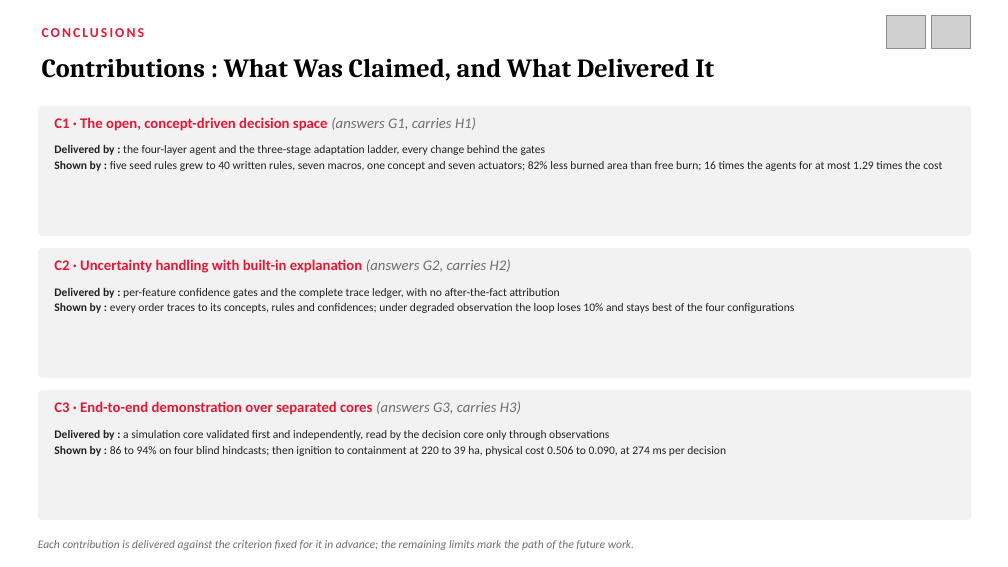
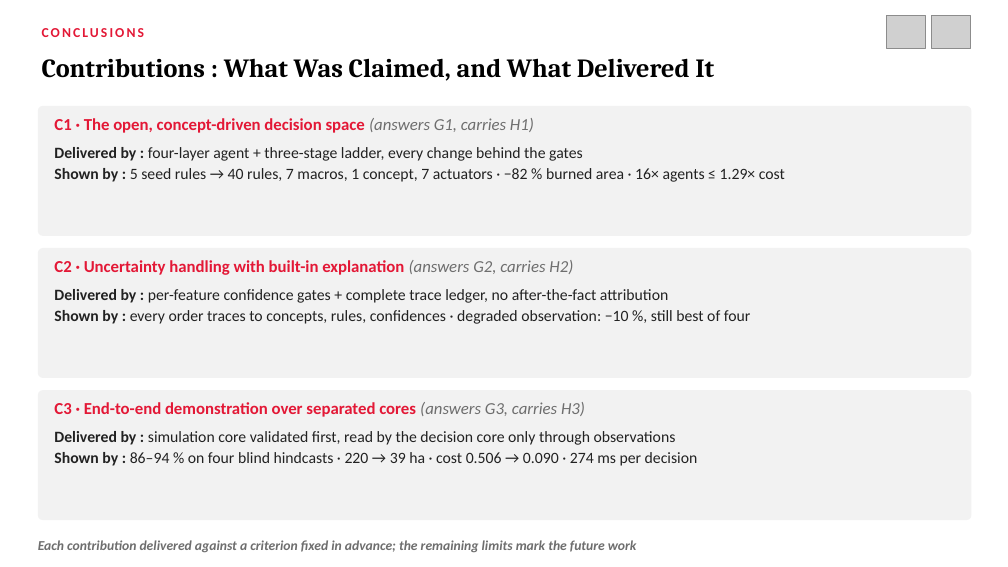
Before and after one commit to northwind13/Enhanced_DSS, a slide deck: slide 71 of 01_Thesis/DisasterAware_Presentation.pptx (slide 86 before the commit). Drawn at 1008x567 pixels with LibreOffice and Linux fonts; fonts in the diff are those of the drawing; grey boxes stand for pictures. Boxes give left, top, right and bottom in pixels: in the first picture for what was removed or moved away, otherwise in the second. Text is boxed around its words. In the diff, an @@ line names an element or a change of style, - is before the commit and + after.

```diff
--- a/01_Thesis/DisasterAware_Presentation.pptx
+++ b/01_Thesis/DisasterAware_Presentation.pptx
@@ text at [54,147,785,182]: text changed; size 11 to 15 pt @@
-Delivered by : the four-layer agent and the three-stage adaptation ladder, every change behind the gates
-Shown by : five seed rules grew to 40 written rules, seven macros, one concept and seven actuators; 82% less burned area than free burn; 16 times the agents for at most 1.29 times the cost
+Delivered by : four-layer agent + three-stage ladder, every change behind the gates
+Shown by : 5 seed rules → 40 rules, 7 macros, 1 concept, 7 actuators · −82 % burned area · 16× agents ≤ 1.29× cost
@@ text at [54,289,751,324]: text changed; size 11 to 15 pt @@
-Delivered by : per-feature confidence gates and the complete trace ledger, with no after-the-fact attribution
-Shown by : every order traces to its concepts, rules and confidences; under degraded observation the loop loses 10% and stays best of the four configurations
+Delivered by : per-feature confidence gates + complete trace ledger, no after-the-fact attribution
+Shown by : every order traces to concepts, rules, confidences · degraded observation: −10 %, still best of four
@@ size 14 to 16 pt in 3 elements at [54,118,534,133], [54,260,573,275], [54,402,585,417] @@
@@ text at [54,431,698,466]: text changed; size 11 to 15 pt @@
-Delivered by : a simulation core validated first and independently, read by the decision core only through observations
-Shown by : 86 to 94% on four blind hindcasts; then ignition to containment at 220 to 39 ha, physical cost 0.506 to 0.090, at 274 ms per decision
+Delivered by : simulation core validated first, read by the decision core only through observations
+Shown by : 86–94 % on four blind hindcasts · 220 → 39 ha · cost 0.506 → 0.090 · 274 ms per decision
@@ text at [38,540,637,552]: text changed; size 11 to 13 pt; bold on @@
-Each contribution is delivered against the criterion fixed for it in advance; the remaining limits mark the path of the future work.
+Each contribution delivered against a criterion fixed in advance; the remaining limits mark the future work
```
Also in this commit, not shown: 56 other slides changed, 6 slides added, 22 slides removed, 1 other file.
